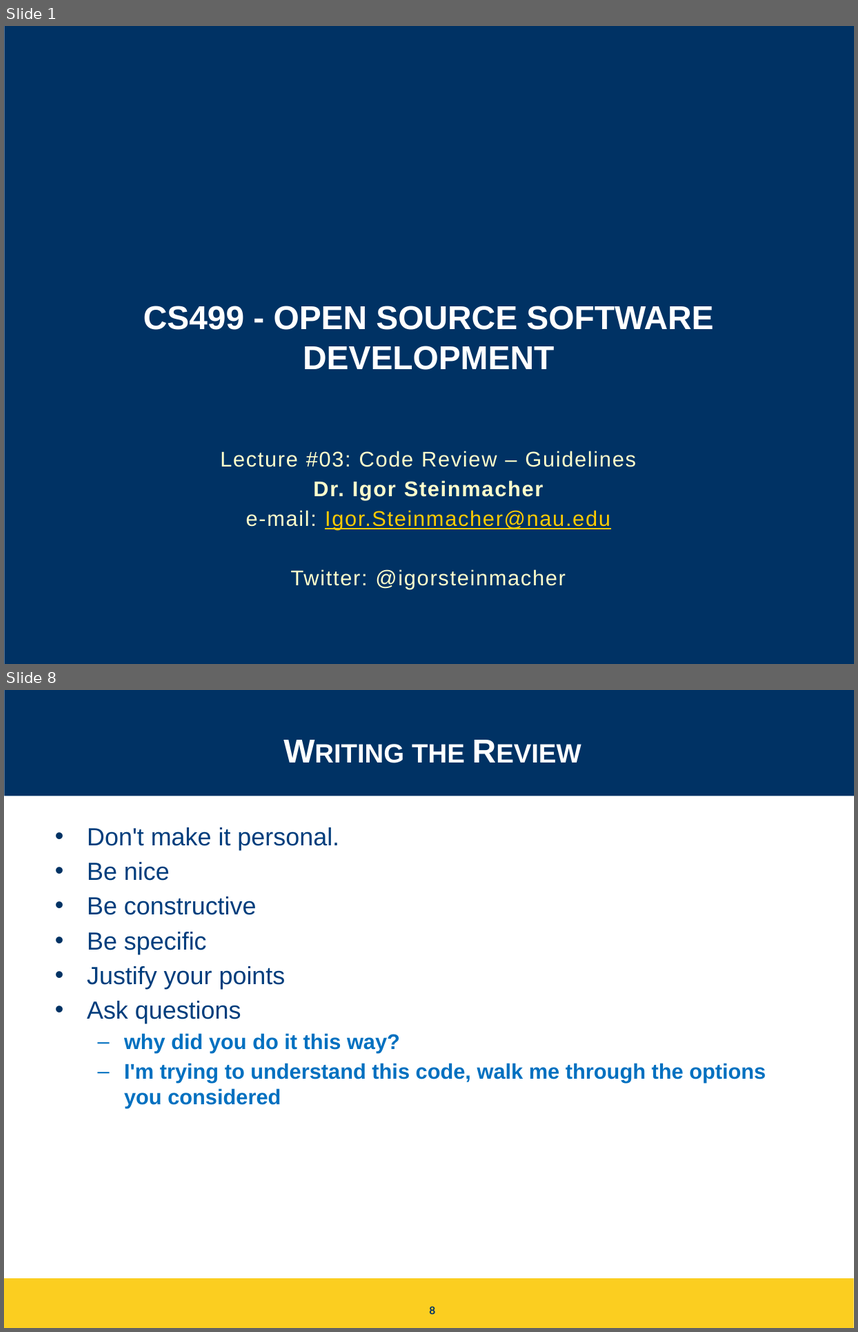
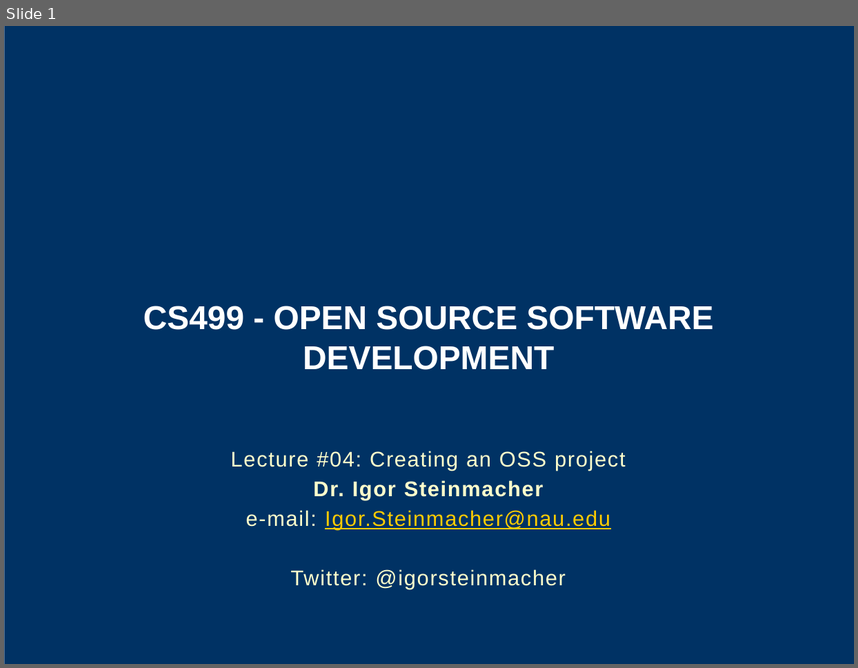
Before and after one commit to igorsteinmacher/SL-UTFPR-2021, a slide deck: notes/Lecture_05.pptx. Shown one above the other, each under a label of ours: slides 1 and 8 before the commit, slide 1 after it; the slides between them are not shown. The pictures are 858x1332 and 858x668 pixels, drawn with LibreOffice and Linux fonts; fonts in the diff are those of the drawing; background and template pictures are left out. Boxes give left, top, right and bottom in pixels: in the first picture for what was removed or moved away, otherwise in the second. Text is boxed around its words. In the diff, an @@ line names an element or a change of style, - is before the commit and + after.

Commit message:
Adding Lecture about creating an OSS proj

```diff
--- a/notes/Lecture_05.pptx
+++ b/notes/Lecture_05.pptx
@@ slide 8 removed at <box>4,690,854,1328</box>, background #FFFFFF @@
@@ rectangle removed at <box>4,690,854,796</box> @@
@@ title removed at <box>412,744,465,762</box> @@
-Writing the Review
@@ rectangle removed at <box>4,797,854,834</box> @@
@@ text removed at <box>87,827,766,1108</box> @@
-• Don't make it personal.
-• Be nice
-• Be constructive
-• Be specific
-• Justify your points
-• Ask questions
-  – why did you do it this way?
-  – I'm trying to understand this code, walk me through the options you considered
@@ rectangle removed at <box>4,1279,854,1328</box> @@
@@ page number removed at <box>429,1305,435,1314</box> @@
-8
@@ slide 1 changed as well @@
@@ subtitle at <box>231,450,625,470</box>: text changed @@
-Lecture #03: Code Review – Guidelines
+Lecture #04: Creating an OSS project
```
Also in this commit, not shown: 5 other slides changed, 16 slides added, 3 other slides removed, 1 other file.
